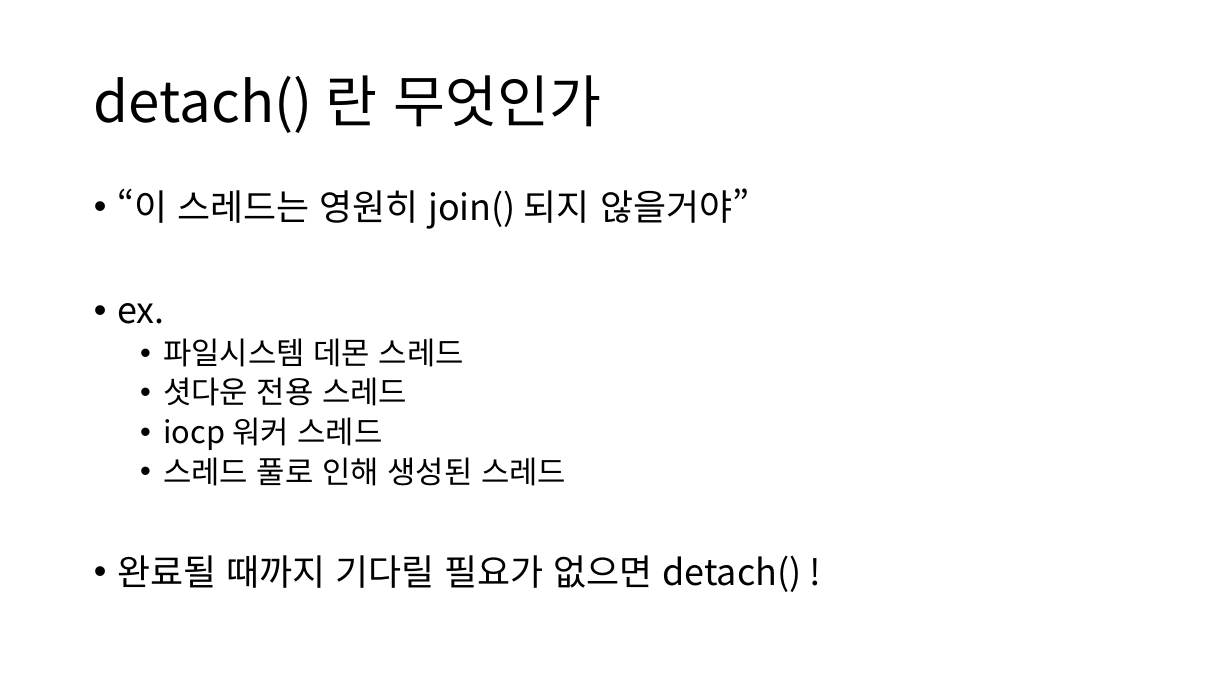
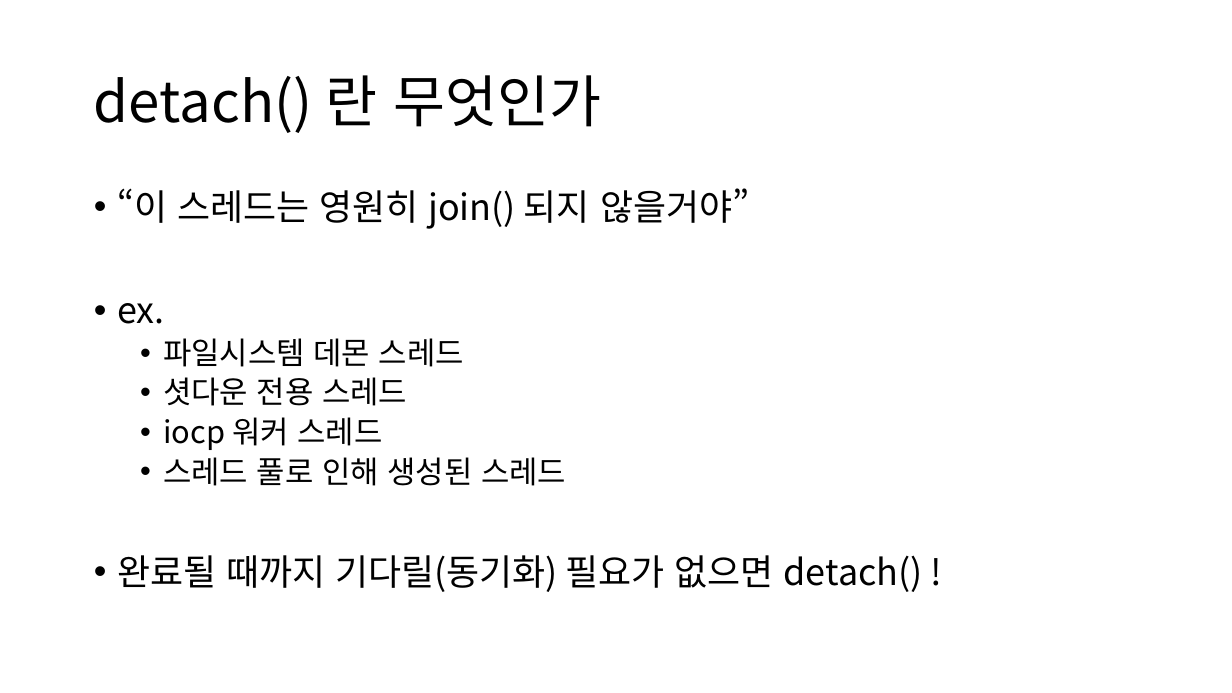
Before and after one commit to OptimizationStudy/Repo2018, a slide deck: slide 19 of PPT/ModernCppStudy_14_(37).pptx (slide 15 before the commit). Drawn at 1232x693 pixels with LibreOffice and Linux fonts; fonts in the diff are those of the drawing. Boxes give left, top, right and bottom in pixels: in the first picture for what was removed or moved away, otherwise in the second. Text is boxed around its words. In the diff, an @@ line names an element or a change of style, - is before the commit and + after.

```diff
--- a/PPT/ModernCppStudy_14_(37).pptx
+++ b/PPT/ModernCppStudy_14_(37).pptx
@@ text at <box>117,555,923,592</box>: text changed @@
-• 완료될 때까지 기다릴 필요가 없으면 detach() !
+• 완료될 때까지 기다릴(동기화) 필요가 없으면 detach() !
```
Also in this commit, not shown: 1 other slide changed, 6 slides added.
